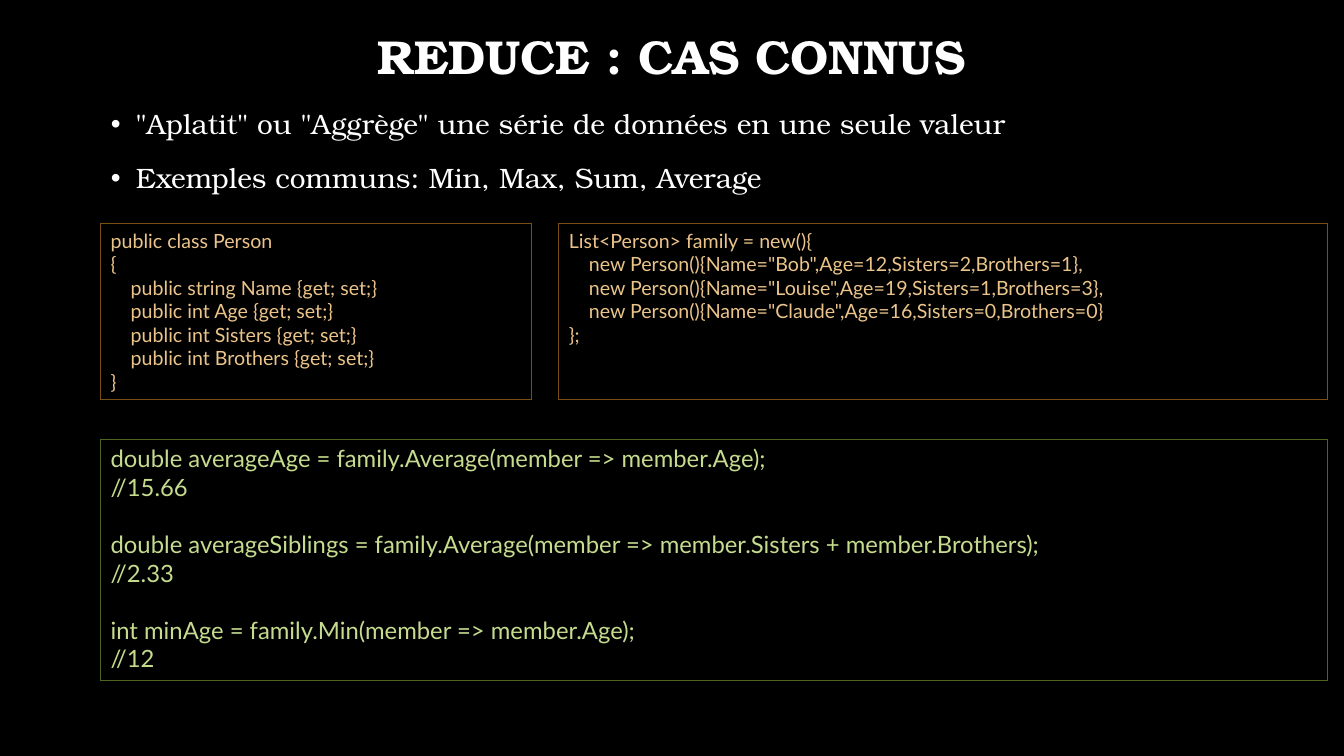
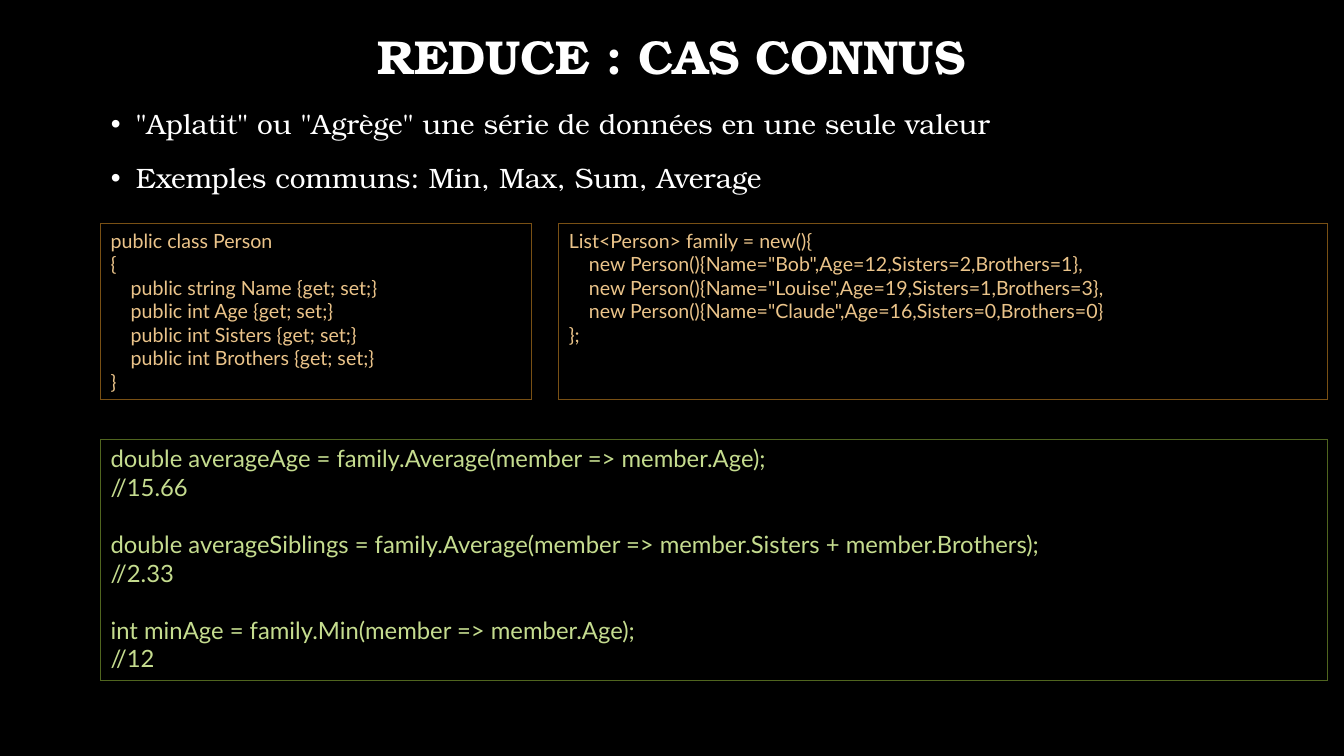
Before and after one commit to jonathanMelly/323-Programmation_fonctionnelle, a slide deck: slide 3 of supports/source/03-Reduce.pptx. Drawn at 1344x756 pixels with LibreOffice and Linux fonts; fonts in the diff are those of the drawing; background and template pictures are left out. Boxes give left, top, right and bottom in pixels: in the first picture for what was removed or moved away, otherwise in the second. Text is boxed around its words. In the diff, an @@ line names an element or a change of style, - is before the commit and + after.

Commit message:
feat(reduce ppt): added groupby+dictionary

```diff
--- a/supports/source/03-Reduce.pptx
+++ b/supports/source/03-Reduce.pptx
@@ text at box(136, 114, 990, 141): text changed @@
-• "Aplatit" ou "Aggrège" une série de données en une seule valeur
+• "Aplatit" ou "Agrège" une série de données en une seule valeur
```
Also in this commit, not shown: 1 other slide changed, 5 slides added, 1 slide removed.
